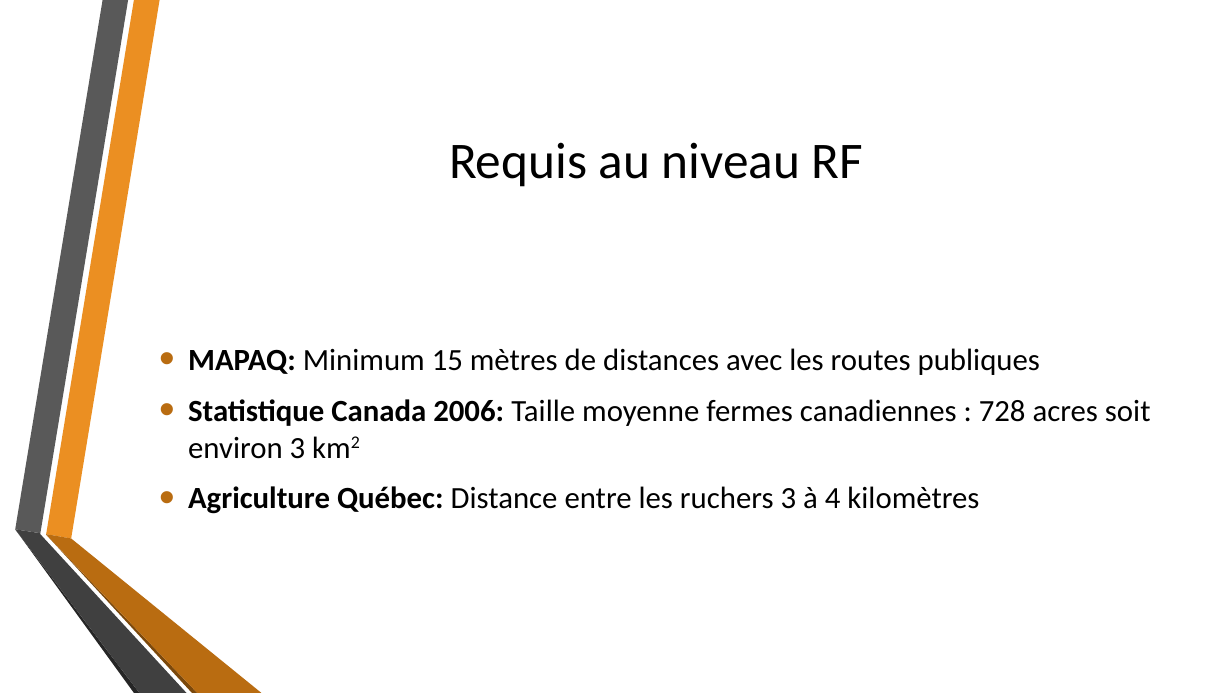
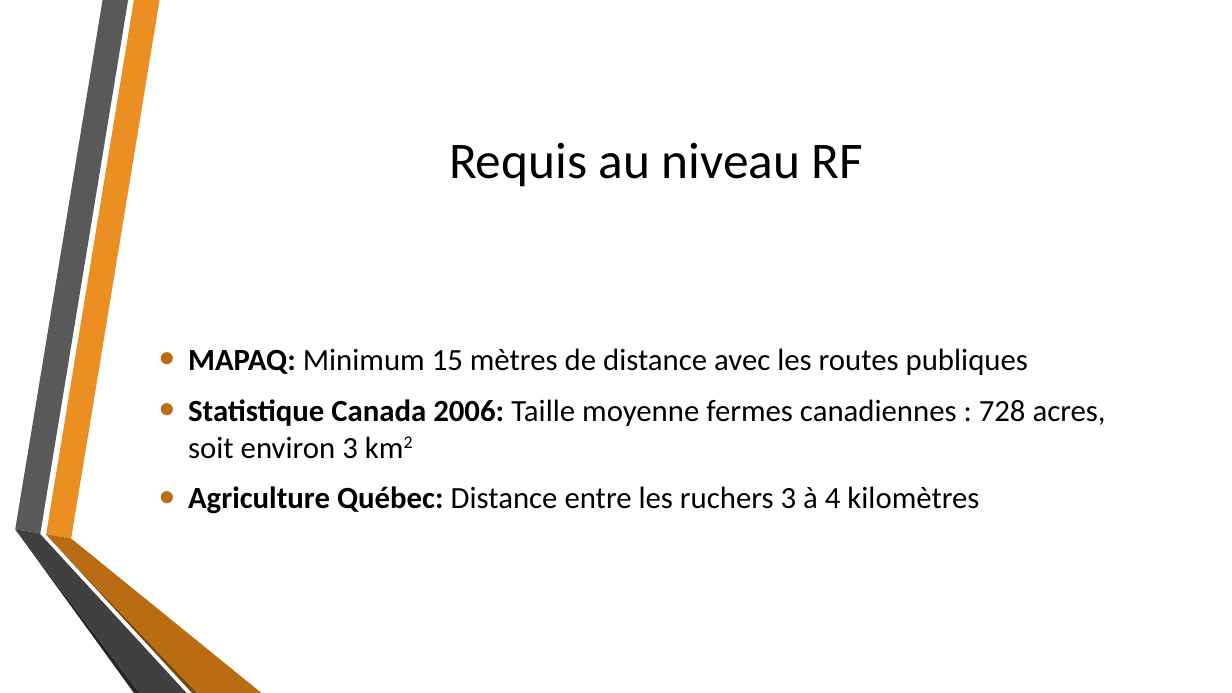
Before and after one commit to fisj2002/Projet_S6_Documentation, a slide deck: slide 10 of Dossier de Conception.pptx. Drawn at 1232x693 pixels with LibreOffice and Linux fonts; fonts in the diff are those of the drawing; background and template pictures are left out. Boxes give left, top, right and bottom in pixels: in the first picture for what was removed or moved away, otherwise in the second. Text is boxed around its words. In the diff, an @@ line names an element or a change of style, - is before the commit and + after.

```diff
--- a/Dossier de Conception.pptx
+++ b/Dossier de Conception.pptx
@@ text at <box>188,348,1106,459</box>: text changed @@
-• MAPAQ: Minimum 15 mètres de distances avec les routes publiques
-• Statistique Canada 2006: Taille moyenne fermes canadiennes : 728 acres soit environ 3 km2
+• MAPAQ: Minimum 15 mètres de distance avec les routes publiques
+• Statistique Canada 2006: Taille moyenne fermes canadiennes : 728 acres, soit environ 3 km2
```
Also in this commit, not shown: 8 other slides changed.
